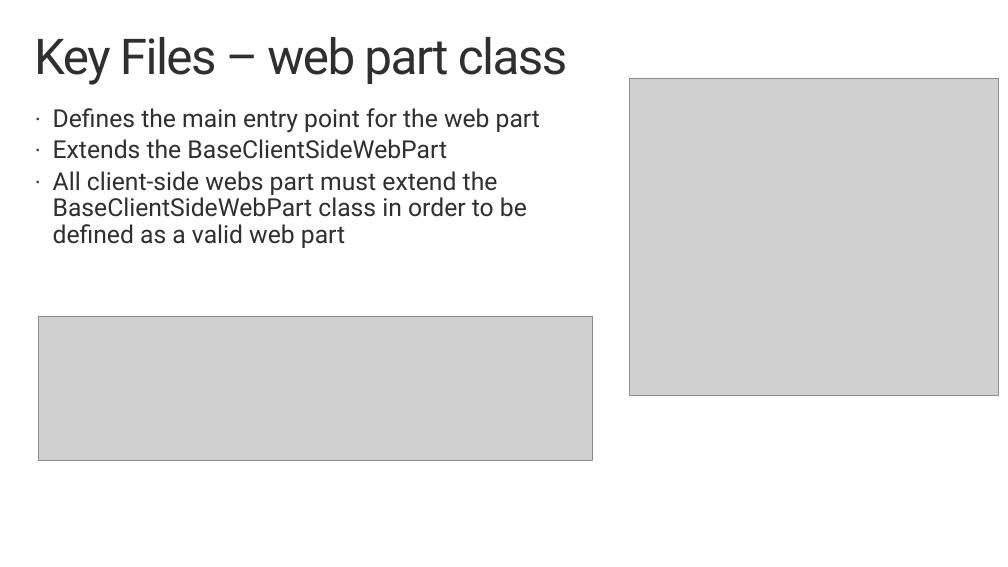
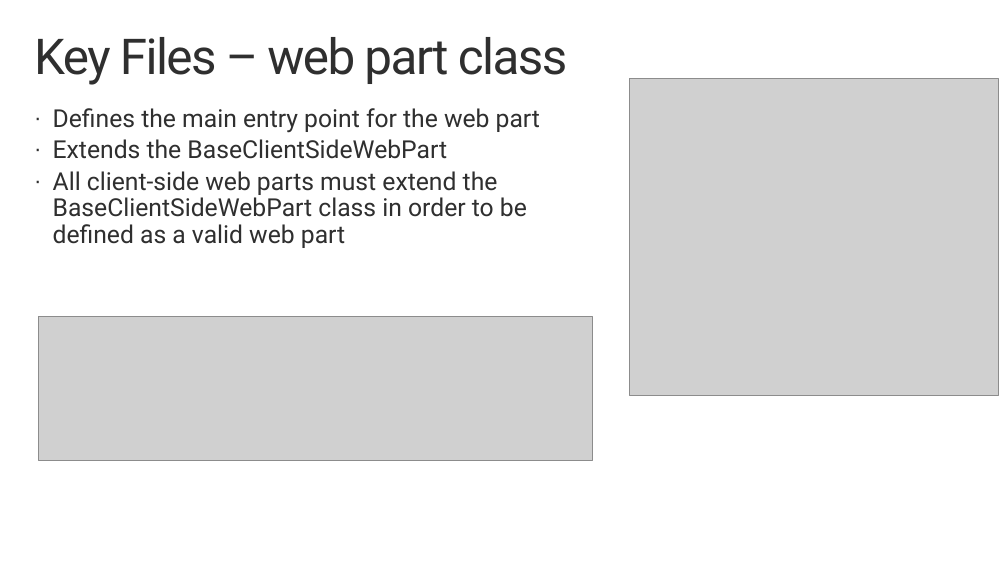
Before and after one commit to SharePoint/sp-dev-training-spfx-web-parts, a slide deck: slide 4 of 01 intro.pptx. Drawn at 1008x567 pixels with LibreOffice and Linux fonts; fonts in the diff are those of the drawing; grey boxes stand for pictures; background and template pictures are left out. Boxes give left, top, right and bottom in pixels: in the first picture for what was removed or moved away, otherwise in the second. Text is boxed around its words. In the diff, an @@ line names an element or a change of style, - is before the commit and + after.

Commit message:
Fix typo and link in Intro slide deck

```diff
--- a/01 intro.pptx
+++ b/01 intro.pptx
@@ text at (53,171,527,248): text changed @@
-· All client-side webs part must extend the BaseClientSideWebPart class in order to be defined as a valid web part
+· All client-side web parts must extend the BaseClientSideWebPart class in order to be defined as a valid web part
```
Also in this commit, not shown: 1 other slide changed.
